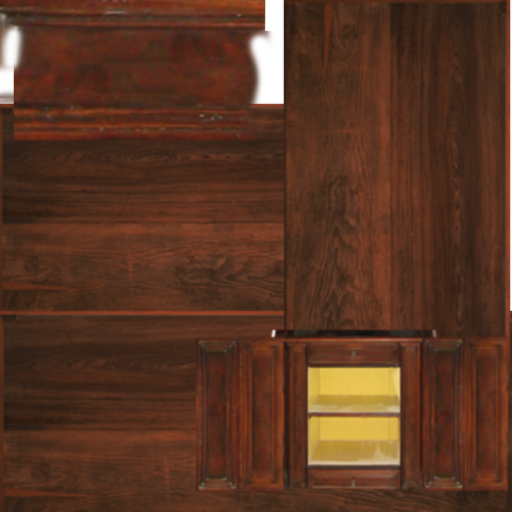
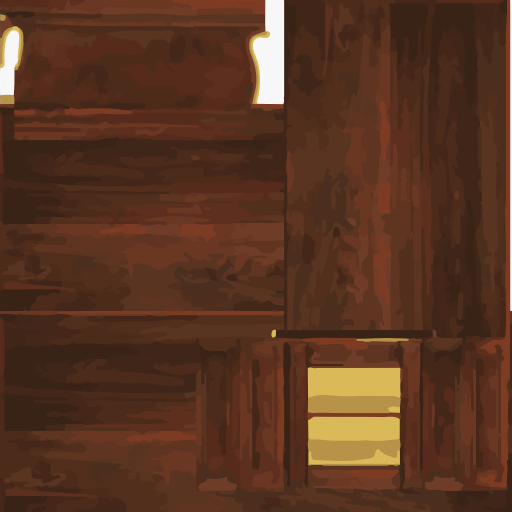
Before/after of a 512 × 512 layered artwork. What changed in the layer stack:
added layer "Livello 2" above "Livello 1" over 0, 0, 512, 512
